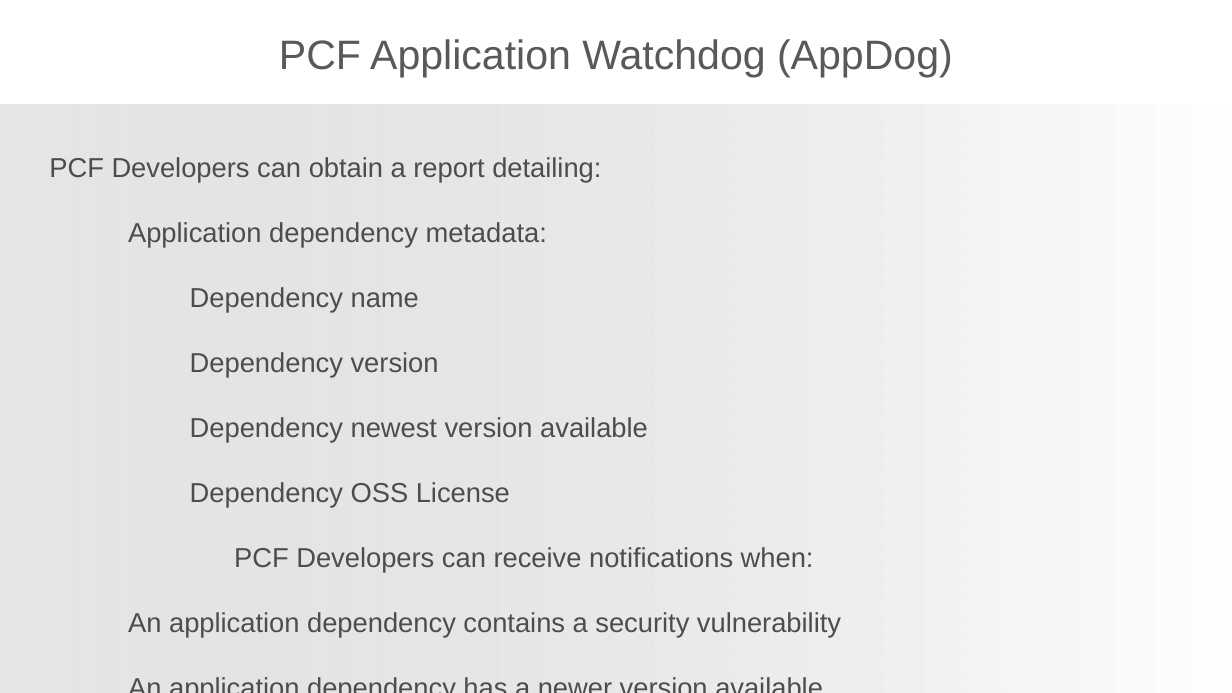
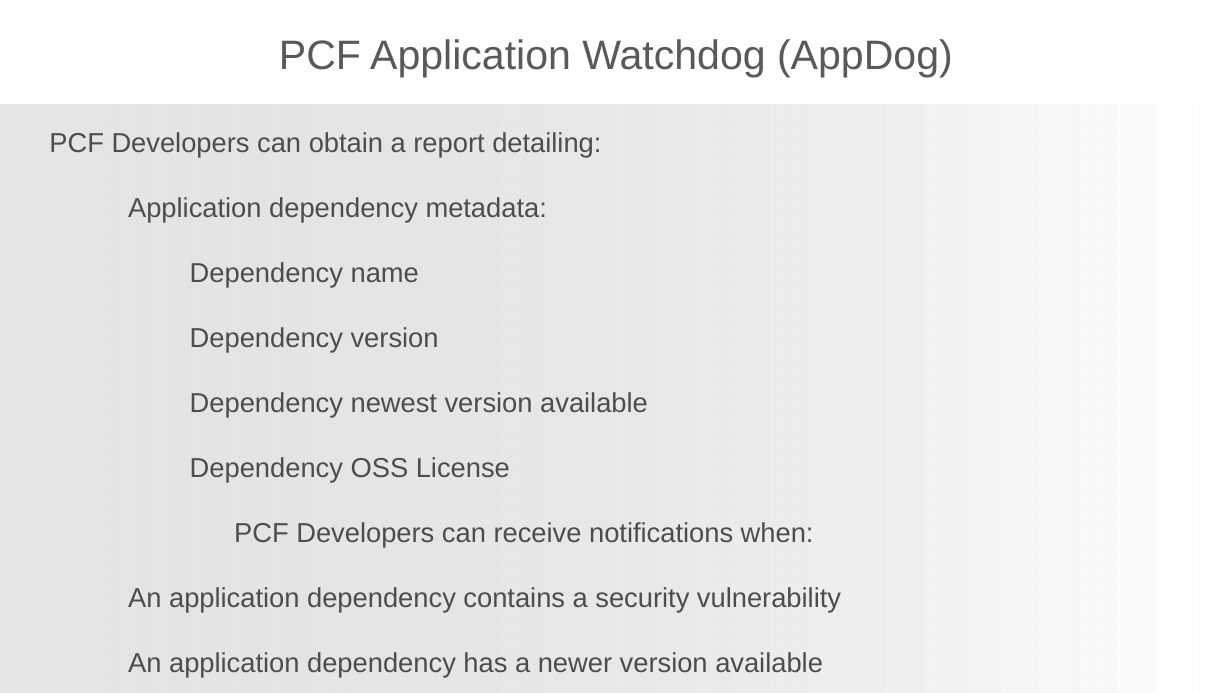
Before and after one commit to phopper-pivotal/CN-Workshop-Dish, a slide deck: slide 49 of presentations/PCF_Roadmap_(current).pptx. Drawn at 1232x693 pixels with LibreOffice and Linux fonts; fonts in the diff are those of the drawing; background and template pictures are left out. Boxes give left, top, right and bottom in pixels: in the first picture for what was removed or moved away, otherwise in the second. Text is boxed around its words. In the diff, an @@ line names an element or a change of style, - is before the commit and + after.

```diff
--- a/presentations/PCF_Roadmap_(current).pptx
+++ b/presentations/PCF_Roadmap_(current).pptx
@@ text "PCF Developers can obtain a ..." rewrapped from <box>49,157,841,638</box> to <box>49,132,841,678</box> @@
```
Also in this commit, not shown: 3 other slides changed.
